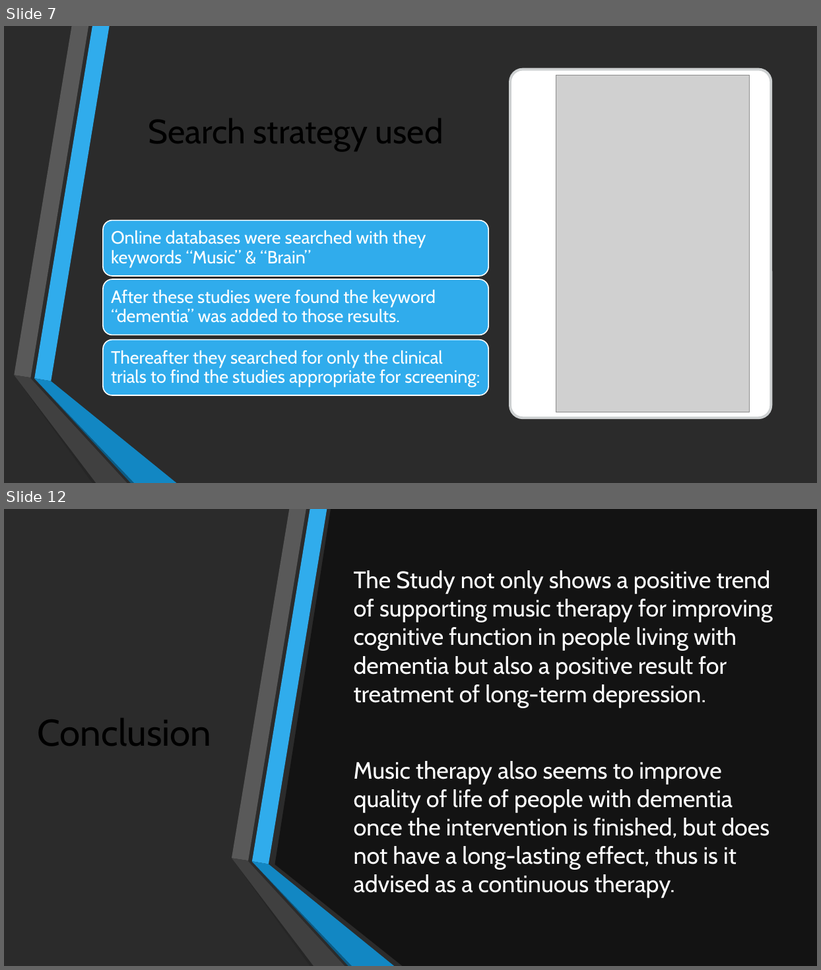
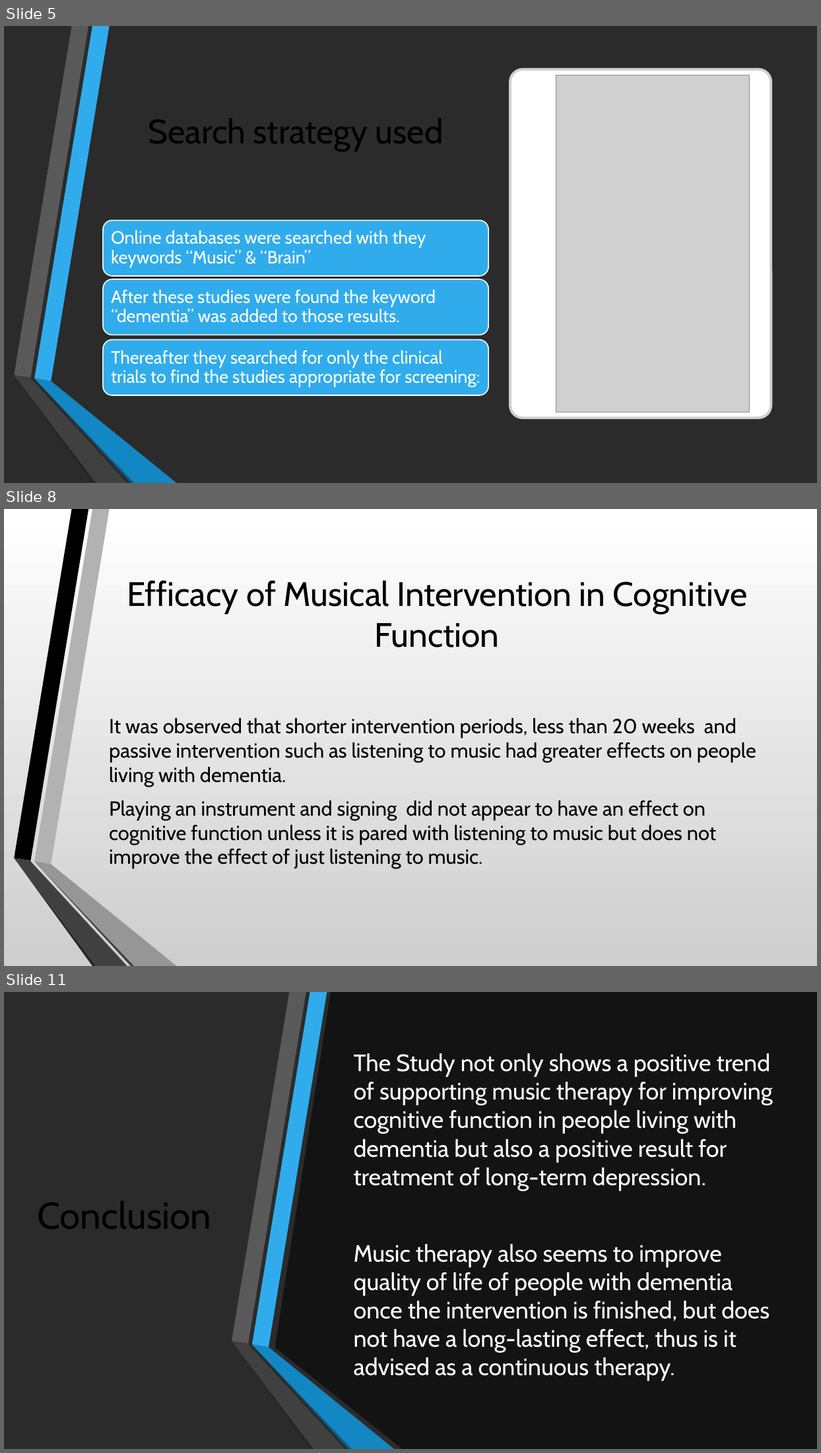
Before and after one commit to LoftieFourie/Honours_Project, a slide deck: MusicTherapy.pptx. Shown one above the other, each under a label of ours: slides 7 and 12 before the commit, slides 5, 8 and 11 after it; the slides between them are not shown. The pictures are 821x970 and 821x1453 pixels, drawn with LibreOffice and Linux fonts; fonts in the diff are those of the drawing; grey boxes stand for pictures; background and template pictures are left out; a plain dark background stands for a picture behind light text. Boxes give left, top, right and bottom in pixels: in the first picture for what was removed or moved away, otherwise in the second. Text is boxed around its words. In the diff, an @@ line names an element or a change of style, - is before the commit and + after.

```diff
--- a/MusicTherapy.pptx
+++ b/MusicTherapy.pptx
@@ slide 8 added at box(4, 509, 817, 966), background gradient #FFFFFF to #CECECE; not listed: 4 template elements that a slide beside it also shows @@
@@ rectangle added at box(4, 509, 817, 966), fill gradient #FFFFFF to #CECECE @@
@@ title added at box(127, 580, 747, 648), 40 pt, text #000000 @@
+Efficacy of Musical Intervention in Cognitive Function
@@ text added at box(109, 718, 756, 869), 24 pt, text #000000 @@
+It was observed that shorter intervention periods, less than 20 weeks and passive intervention such as listening to music had greater effects on people living with dementia.
+Playing an instrument and signing did not appear to have an effect on cognitive function unless it is pared with listening to music but does not improve the effect of just listening to music.
@@ group added at box(14, 509, 177, 966): 6 freeform shapes @@
@@ what was slide 7 is now slide 5 @@
@@ what was slide 12 is now slide 11 @@
```
Also in this commit, not shown: 2 slides changed, 2 other slides added, 4 slides removed.
